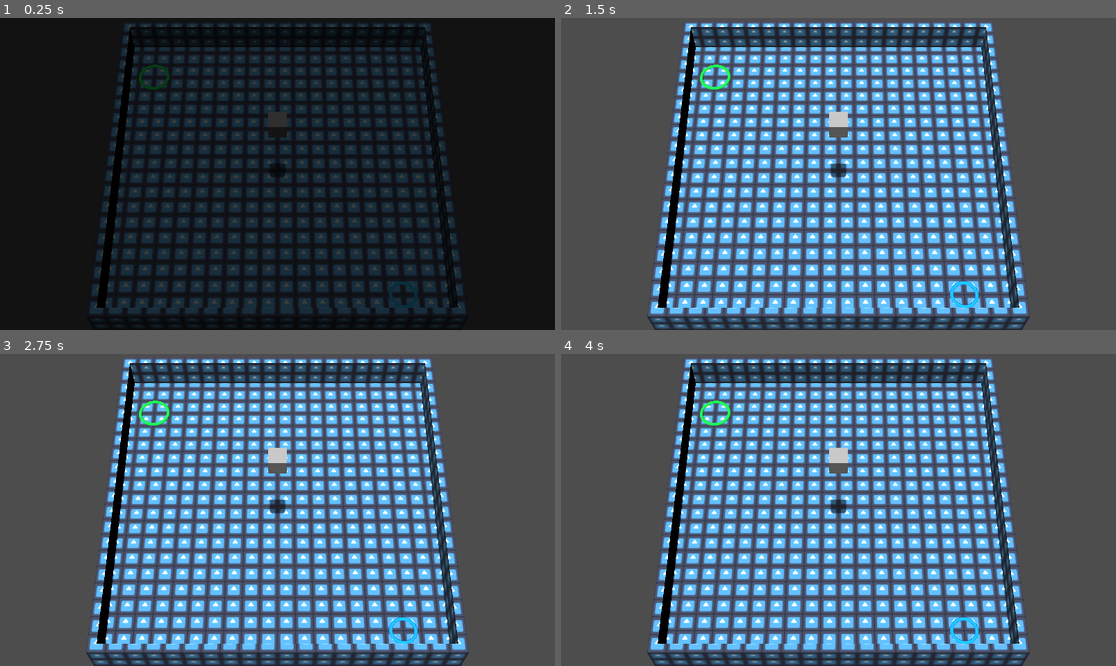
Above: before the commit, frames 1-4 (two rows, left to right).
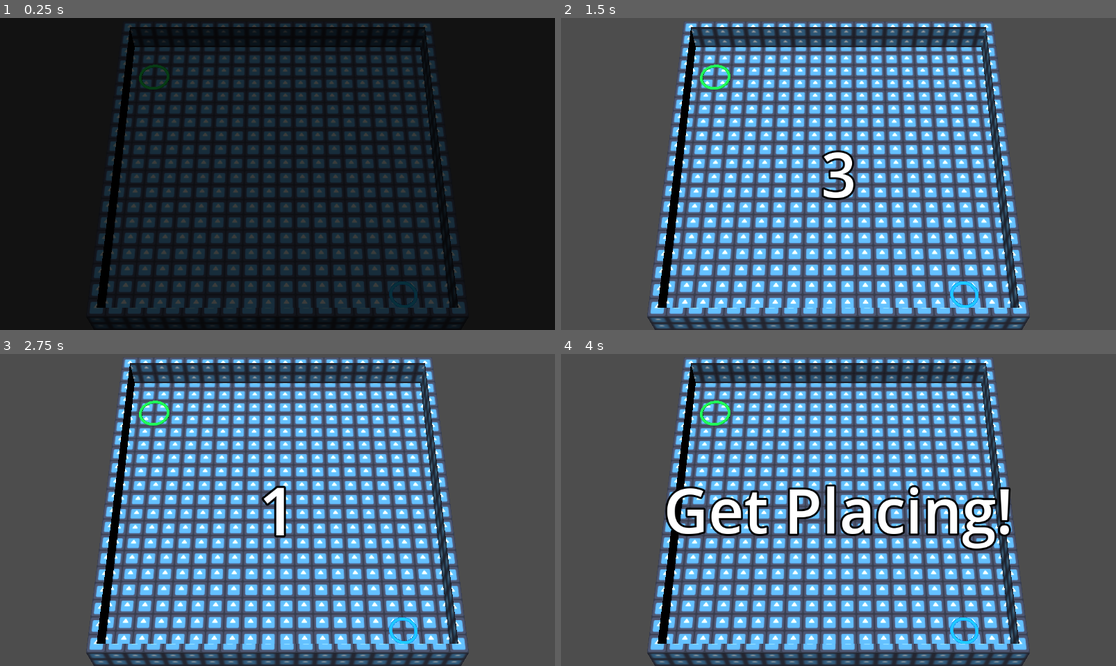
Above: after the commit, the same moments.

Repository: hellocld/bjsjam_xix
Game: Godot game, scene res://src/game/game.tscn
Two runs of this game, one before a commit and one after it. Both use one fixed random seed, a clock stepped at 60 frames per second and the inputs below. The engine's default icon, where the game draws it, is replaced by a stand-in: a white triangle on a blue panel in a dark square.
Inputs (mouse positions are in pixels of both pictures, inside the frame that each line leads up to):
- Up to frame 1 (0.25 s): no input
- Up to frame 2 (1.5 s): tap Enter at 0.5 s; move the mouse to (960, 158) at 0.52 s; hold D 0.53-1.25 s; tap Backspace at 0.6 s; click (960, 158) at 0.67 s; drag from (727, 189) to (810, 236) at 1.27 s
- Up to frame 3 (2.75 s): move the mouse to (333, 441) at 2.02 s; hold D from 2.03 s (still down); tap F at 2.1 s
- Up to frame 4 (4 s): release D at 2.75 s; drag from (810, 572) to (672, 463) at 2.77 s; move the mouse to (1005, 556) at 3.52 s; hold A from 3.53 s (still down); tap Z at 3.6 s

The runs differ from the first frame. In frame 1, 0.2% of the frame differs, in the area x 48-52%, y 30-51%; in frame 2, 0.9%; in frame 3, 0.7%; in frame 4, 5.7%, in the area x 18-82%, y 30-64%.

Commit message:
Timer countdown, enable/disable obstacle placer

Diff:
--- a/src/game/game.gd
+++ b/src/game/game.gd
@@ -13,8 +13,12 @@
 
 func _ready() -> void:
 	_instance_random_room()
-	EventBus.room_ready.emit()
 	_ui.mask_hide()
+	EventBus.ui_mask_hidden.connect(on_room_ready)
+
+
+func on_room_ready() -> void:
+	_ui.start_obst_countdown()
 
 
 func _instance_random_room() -> void:
--- a/src/game/game.tscn
+++ b/src/game/game.tscn
@@ -1,9 +1,61 @@
-[gd_scene load_steps=17 format=3 uid="uid://4ntbqy6rk18f"]
+[gd_scene load_steps=20 format=3 uid="uid://4ntbqy6rk18f"]
 
 [ext_resource type="Script" path="res://src/game/game.gd" id="1_0xk1w"]
 [ext_resource type="PackedScene" uid="uid://cx5k4egalt1he" path="res://src/rooms/custom/room_corner2corner.tscn" id="2_5u6ya"]
 [ext_resource type="Script" path="res://src/ui/MaskAnimationPlayer.gd" id="3_a7piw"]
 [ext_resource type="Script" path="res://src/ui/ui.gd" id="3_cflfw"]
+
+[sub_resource type="LabelSettings" id="LabelSettings_6iq0u"]
+font_size = 128
+outline_size = 16
+outline_color = Color(0, 0, 0, 1)
+
+[sub_resource type="Animation" id="Animation_hhqrx"]
+resource_name = "Countdown_Obstacles"
+length = 6.0
+tracks/0/type = "value"
+tracks/0/imported = false
+tracks/0/enabled = true
+tracks/0/path = NodePath(".:text")
+tracks/0/interp = 1
+tracks/0/loop_wrap = true
+tracks/0/keys = {
+"times": PackedFloat32Array(0, 0.2, 0.7, 1.5, 2.3),
+"transitions": PackedFloat32Array(1, 1, 1, 1, 1),
+"update": 1,
+"values": ["3", "3", "2", "1", "Get Placing!"]
+}
+tracks/1/type = "value"
+tracks/1/imported = false
+tracks/1/enabled = true
+tracks/1/path = NodePath(".:scale")
+tracks/1/interp = 1
+tracks/1/loop_wrap = true
+tracks/1/keys = {
+"times": PackedFloat32Array(0, 0.2, 0.6, 0.7, 1, 1.4, 1.5, 1.8, 2.2, 2.3, 2.6, 3, 3.3),
+"transitions": PackedFloat32Array(1, 1, 1, 1, 1, 1, 1, 1, 1, 1, 1, 1, 1),
+"update": 0,
+"values": [Vector2(0, 0), Vector2(1, 1), Vector2(1, 1), Vector2(1.25, 1.25), Vector2(1, 1), Vector2(1, 1), Vector2(1.25, 1.25), Vector2(1, 1), Vector2(1, 1), Vector2(1.25, 1.25), Vector2(1, 1), Vector2(1, 1), Vector2(0, 0)]
+}
+tracks/2/type = "method"
+tracks/2/imported = false
+tracks/2/enabled = true
+tracks/2/path = NodePath("..")
+tracks/2/interp = 1
+tracks/2/loop_wrap = true
+tracks/2/keys = {
+"times": PackedFloat32Array(3),
+"transitions": PackedFloat32Array(1),
+"values": [{
+"args": [],
+"method": &"obst_countdown_complete"
+}]
+}
+
+[sub_resource type="AnimationLibrary" id="AnimationLibrary_ytlui"]
+_data = {
+"Countdown_Obstacles": SubResource("Animation_hhqrx")
+}
 
 [sub_resource type="Animation" id="Animation_7ne66"]
 resource_name = "MaskHide"
@@ -147,6 +199,31 @@
 grow_vertical = 2
 color = Color(0, 0, 0, 1)
 
+[node name="Countdown" type="Label" parent="UI"]
+layout_mode = 1
+anchors_preset = 8
+anchor_left = 0.5
+anchor_top = 0.5
+anchor_right = 0.5
+anchor_bottom = 0.5
+offset_left = -36.5
+offset_top = -89.0
+offset_right = 36.5
+offset_bottom = 89.0
+grow_horizontal = 2
+grow_vertical = 2
+scale = Vector2(1e-05, 1e-05)
+pivot_offset = Vector2(36, 89)
+text = "3"
+label_settings = SubResource("LabelSettings_6iq0u")
+horizontal_alignment = 1
+vertical_alignment = 1
+
+[node name="AnimationPlayer" type="AnimationPlayer" parent="UI/Countdown"]
+libraries = {
+"": SubResource("AnimationLibrary_ytlui")
+}
+
 [node name="MaskAnimationPlayer" type="AnimationPlayer" parent="UI"]
 root_node = NodePath("../..")
 libraries = {
--- a/src/obstacle_placer/obstacle_placer.gd
+++ b/src/obstacle_placer/obstacle_placer.gd
@@ -16,10 +16,6 @@
 		instance_held_obstacle(obstacles[_obstacle_pool_index])
 
 var _held_obstacle: Obstacle = null
-
-
-func _ready() -> void:
-	EventBus.room_ready.connect(instance_held_obstacle.bind(obstacles[_obstacle_pool_index]))
 
 
 func _physics_process(delta):
@@ -54,3 +50,14 @@
 	_held_obstacle = temp
 	obstacle_root.add_child(_held_obstacle)
 	remote_trans.remote_path = _held_obstacle.get_path()
+
+
+func disable() -> void:
+	if _held_obstacle != null:
+		_held_obstacle.queue_free()
+	visible = false
+
+
+func enable() -> void:
+	instance_held_obstacle(obstacles[_obstacle_pool_index])
+	visible = true
--- a/src/rooms/room_base.gd
+++ b/src/rooms/room_base.gd
@@ -5,9 +5,23 @@
 @onready var navigator:Navigator = $Navigator
 @onready var nav_start:Node3D = $NavigatorStart
 @onready var nav_goal:Node3D = $NavigatorGoal
+@onready var obstacle_placer:ObstaclePlacer = $ObstaclePlacer
 
 func _ready() -> void:
+	EventBus.ready_for_obstacle_placement.connect(enable_obstacle_placer)
+	EventBus.obstacle_placement_timeout.connect(disable_obstacle_placer)
+
 	navigator.configure(nav_start, nav_goal)
+	disable_obstacle_placer()
+	EventBus.room_ready.emit()
+
+
+func enable_obstacle_placer() -> void:
+	obstacle_placer.enable()
+
+
+func disable_obstacle_placer() -> void:
+	obstacle_placer.disable()
 
 
 func rebake_room_navigation() -> void:
--- a/src/ui/ui.gd
+++ b/src/ui/ui.gd
@@ -14,3 +14,11 @@
 
 func mask_show() -> void:
 	_state_machine.travel("MaskShow")
+
+
+func start_obst_countdown() -> void:
+	$Countdown/AnimationPlayer.play("Countdown_Obstacles")
+
+
+func obst_countdown_complete() -> void:
+	EventBus.ready_for_obstacle_placement.emit()
